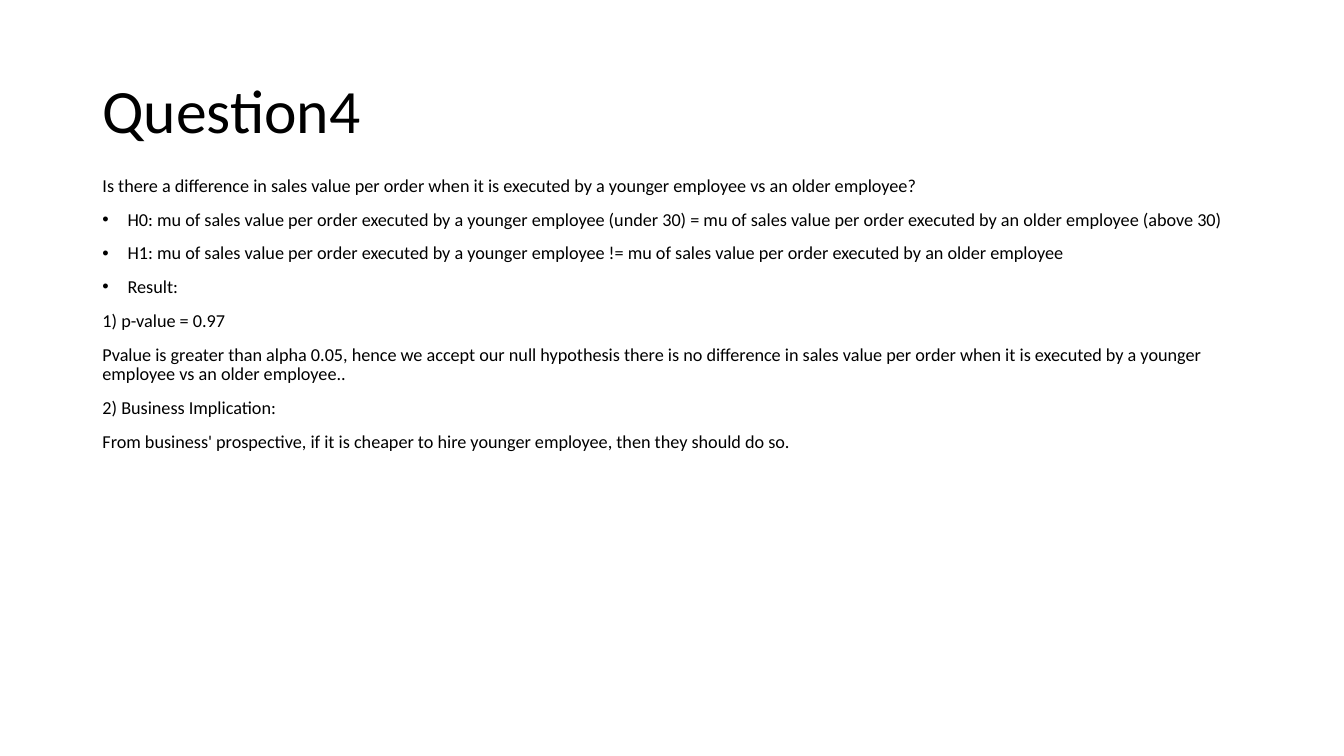
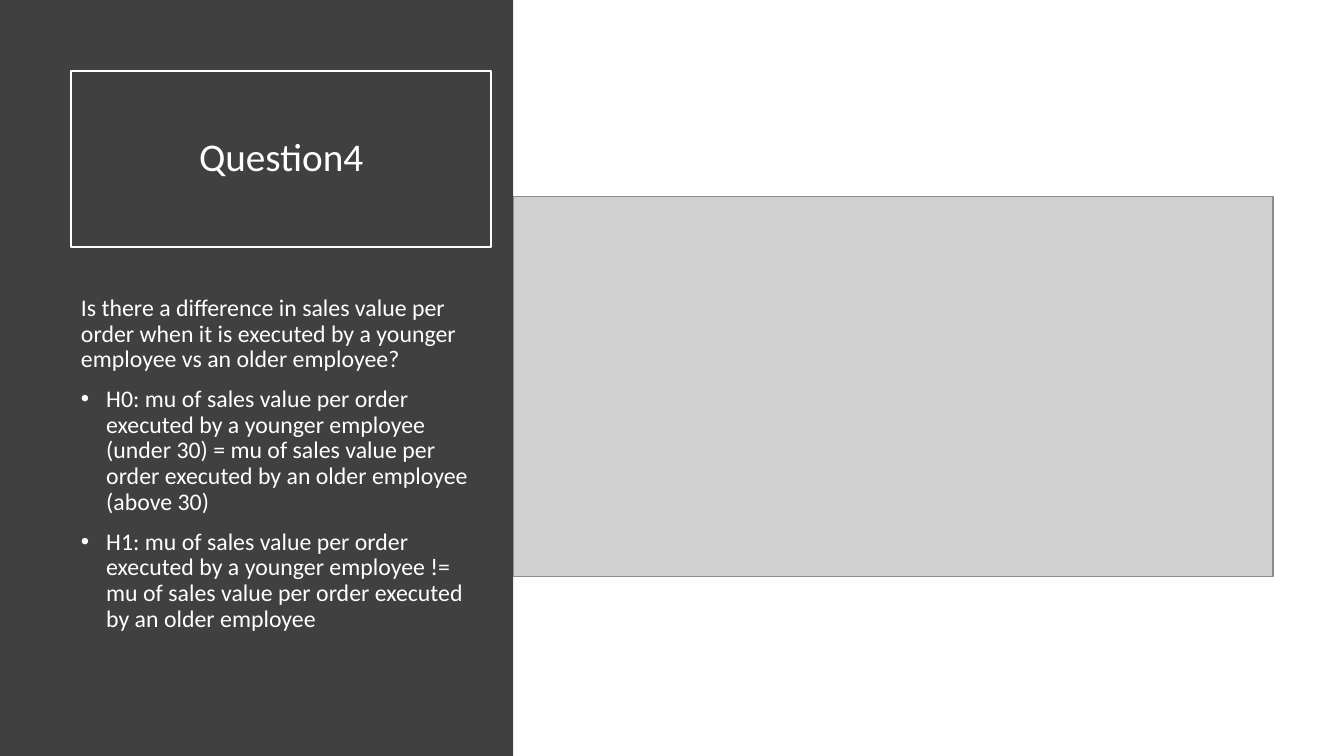
Before and after one commit to alexxlu/dsc-2-final-project-online-ds-pt-100118, a slide deck: slide 10 of Project2 ppt.pptx (slide 7 before the commit). Drawn at 1344x756 pixels with LibreOffice and Linux fonts; fonts in the diff are those of the drawing; grey boxes stand for pictures. Boxes give left, top, right and bottom in pixels: in the first picture for what was removed or moved away, otherwise in the second. Text is boxed around its words. In the diff, an @@ line names an element or a change of style, - is before the commit and + after.

```diff
--- a/Project2 ppt.pptx
+++ b/Project2 ppt.pptx
@@ rectangle added at box(0, 0, 513, 756), fill #404040 @@
@@ title "Question4": place and size @@
-title "Question4" at box(102, 90, 360, 141)
+title "Question4" at box(71, 71, 491, 247)
@@ title "Question4" at box(71, 71, 491, 247): size 44 to 28 pt, text colour #000000 to #FFFFFF; alignment left to centre; outline none to #FFFFFF 1.5 pt @@
@@ picture added at box(513, 197, 1273, 577) @@
@@ text "Is there a difference in ...": place and size @@
-text "Is there a difference in ..." at box(102, 179, 1221, 451)
+text "Is there a difference in ..." at box(81, 299, 468, 631)
@@ text "Is there a difference in ..." at box(81, 299, 468, 631): size 13 to 17 pt, text colour #000000 to #FFFFFF @@
@@ text at box(102, 280, 1200, 451): paragraphs removed @@
-• Result:
-1) p-value = 0.97
-Pvalue is greater than alpha 0.05, hence we accept our null hypothesis there is no difference in sales value per order when it is executed by a younger employee vs an older employee..
-2) Business Implication:
-From business' prospective, if it is cheaper to hire younger employee, then they should do so.
```
Also in this commit, not shown: 5 other slides changed, 4 slides added, 6 other files.
